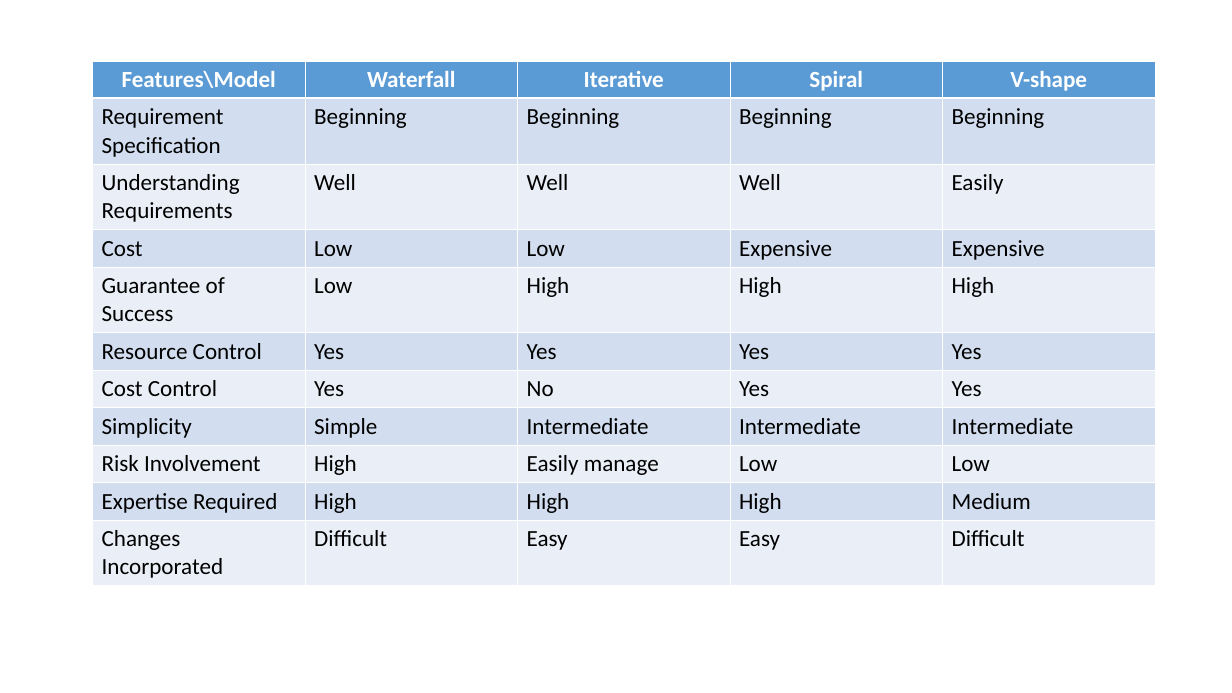
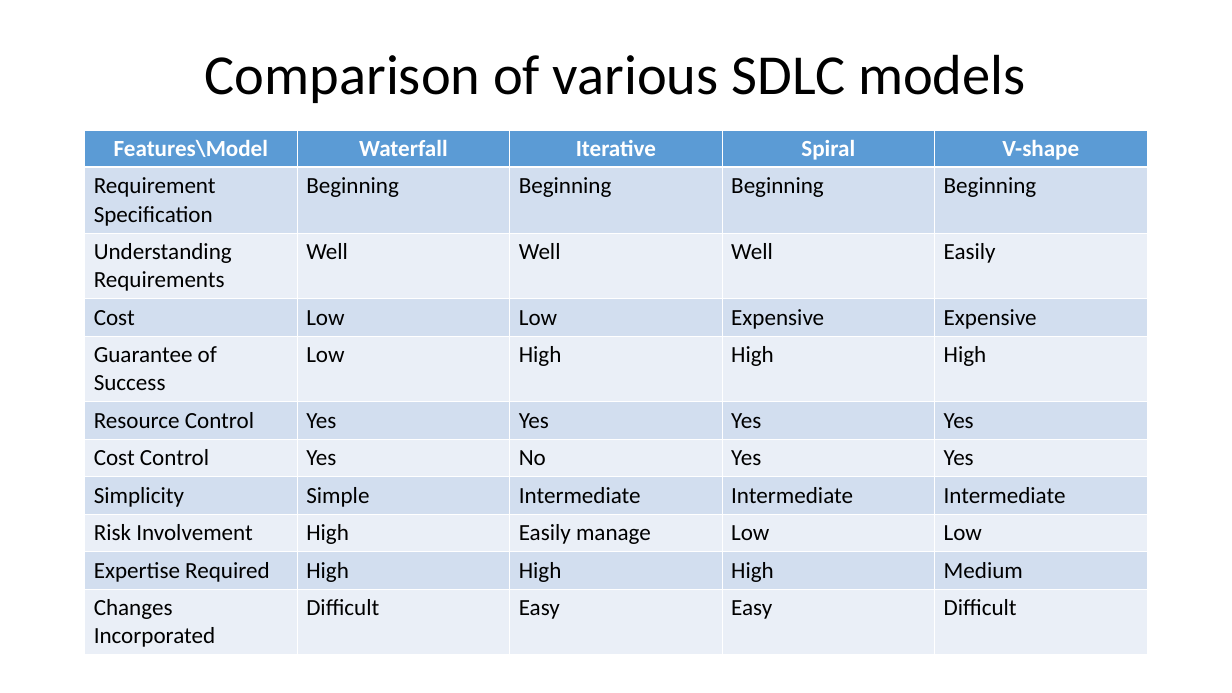
Before and after one commit to iv8032218/homework1, a slide deck: slide 10 of homework1/Methodologies_Ivan_Voronkov.ppt (slide 6 before the commit). Drawn at 1232x693 pixels with LibreOffice and Linux fonts; fonts in the diff are those of the drawing. Boxes give left, top, right and bottom in pixels: in the first picture for what was removed or moved away, otherwise in the second. Text is boxed around its words. In the diff, an @@ line names an element or a change of style, - is before the commit and + after.

```diff
--- a/homework1/Methodologies_Ivan_Voronkov.ppt
+++ b/homework1/Methodologies_Ivan_Voronkov.ppt
@@ title added at (x1=205, y1=54, x2=1025, y2=103), 44 pt, text #000000 @@
+Comparison of various SDLC models
@@ table moved from (x1=92, y1=61, x2=1154, y2=582) to (x1=85, y1=129, x2=1147, y2=651) @@
```
Also in this commit, not shown: 4 slides added, 2 other files.
